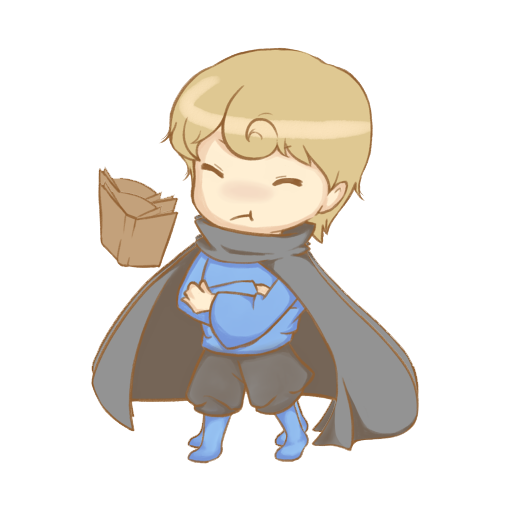
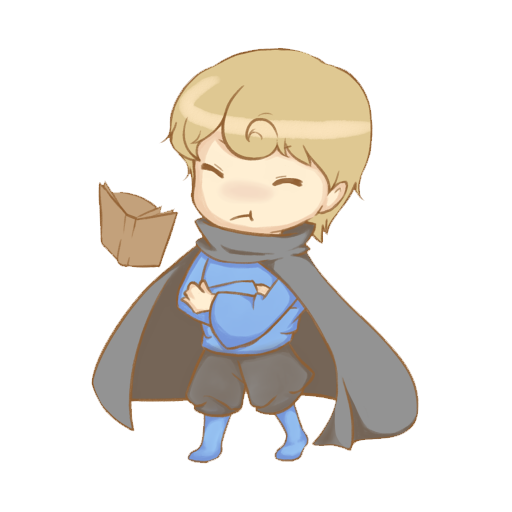
Layered file, before and after one edit (512 x 512). Changes by layer:
hid "Layer 3" over (91, 48, 419, 450)
hid "Layer 1" over (91, 47, 419, 464)
